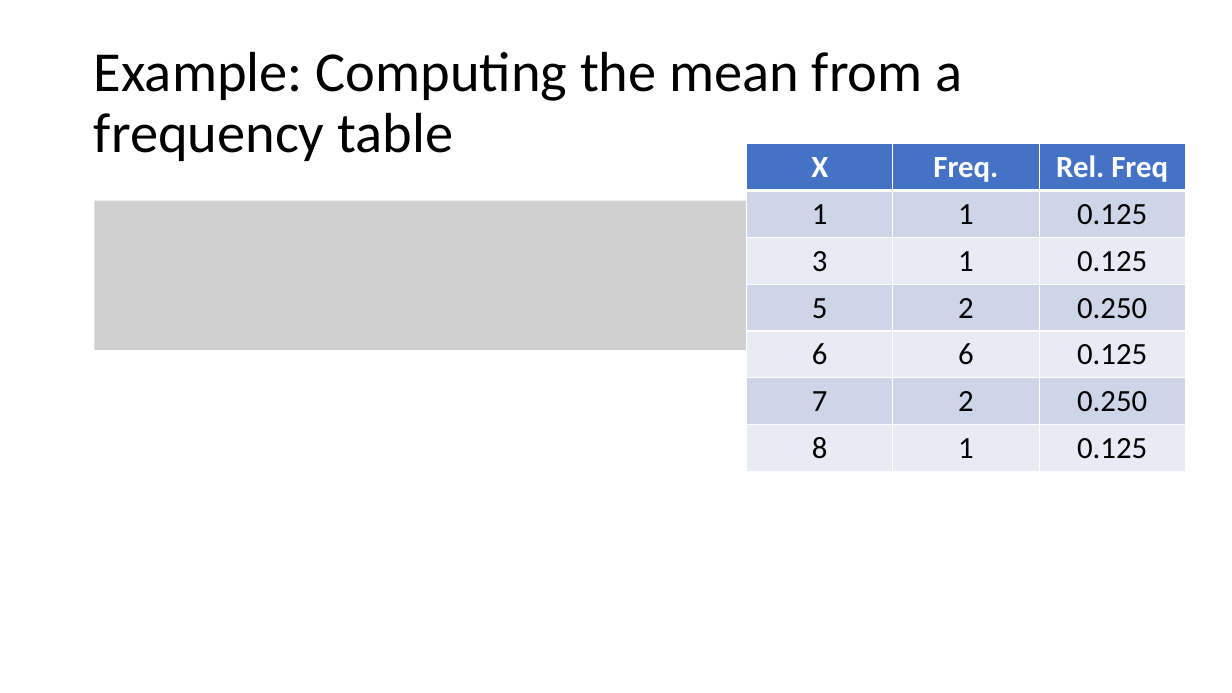
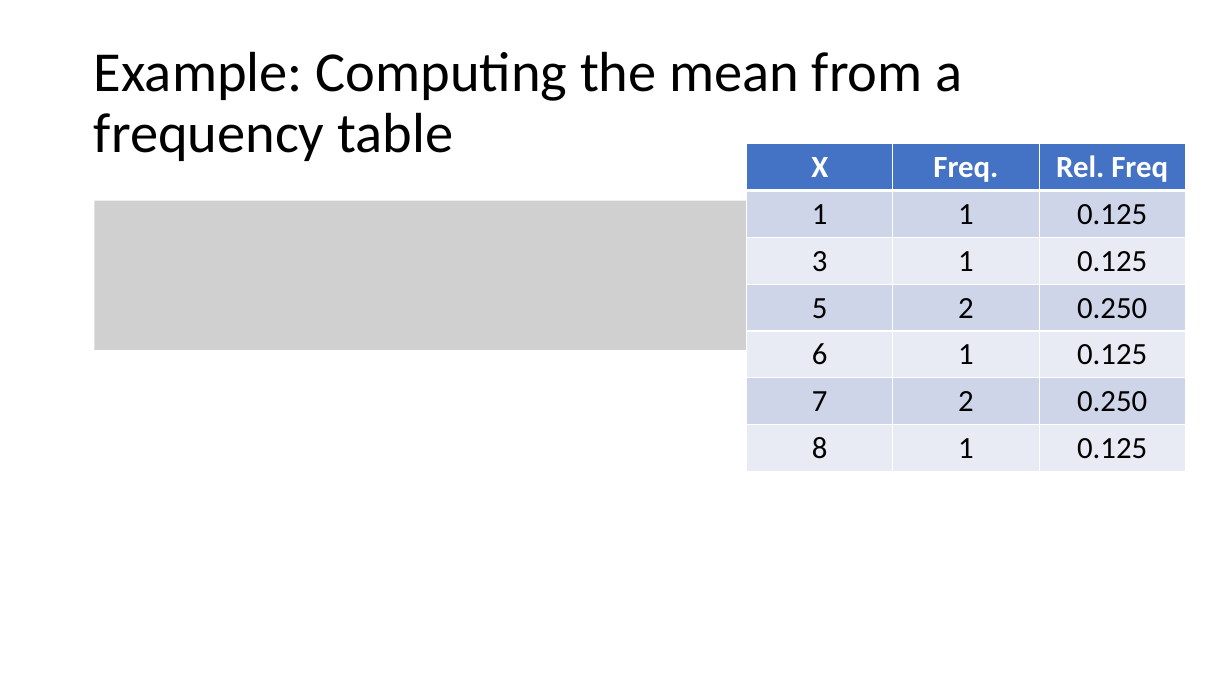
Before and after one commit to Jarred6068/UI_STAT251-03_Spring_2024, a slide deck: slide 16 of docs/lecture_slides/Week 3/Week3_Lecture4_Slides_1_22_2024.pptx. Drawn at 1232x693 pixels with LibreOffice and Linux fonts; fonts in the diff are those of the drawing; grey boxes stand for pictures. Boxes give left, top, right and bottom in pixels: in the first picture for what was removed or moved away, otherwise in the second. Text is boxed around its words. In the diff, an @@ line names an element or a change of style, - is before the commit and + after.

```diff
--- a/docs/lecture_slides/Week 3/Week3_Lecture4_Slides_1_22_2024.pptx
+++ b/docs/lecture_slides/Week 3/Week3_Lecture4_Slides_1_22_2024.pptx
@@ table at box(747, 143, 1185, 467) @@
-row 5, column 2: 6
+row 5, column 2: 1
```
Also in this commit, not shown: 3 other files.
